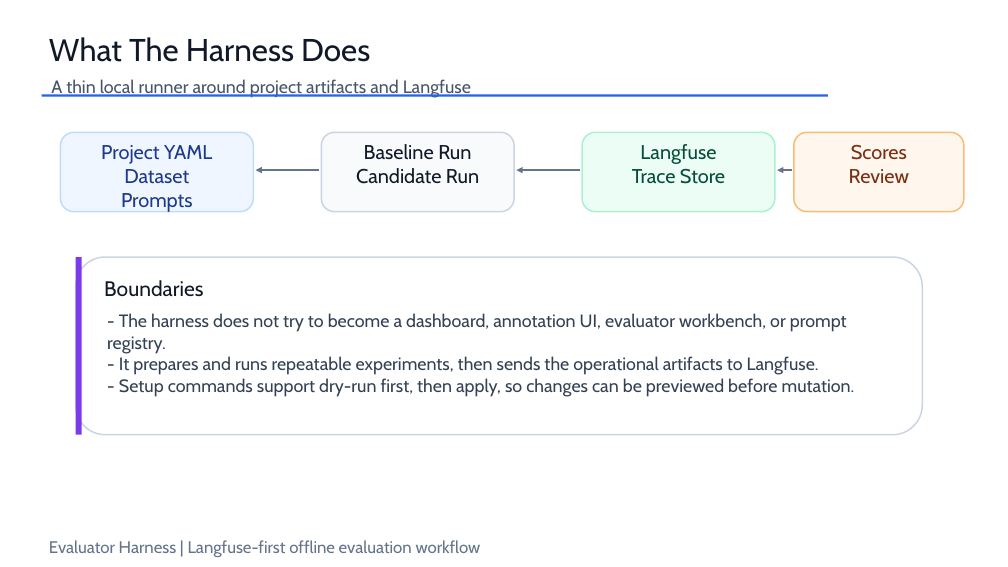
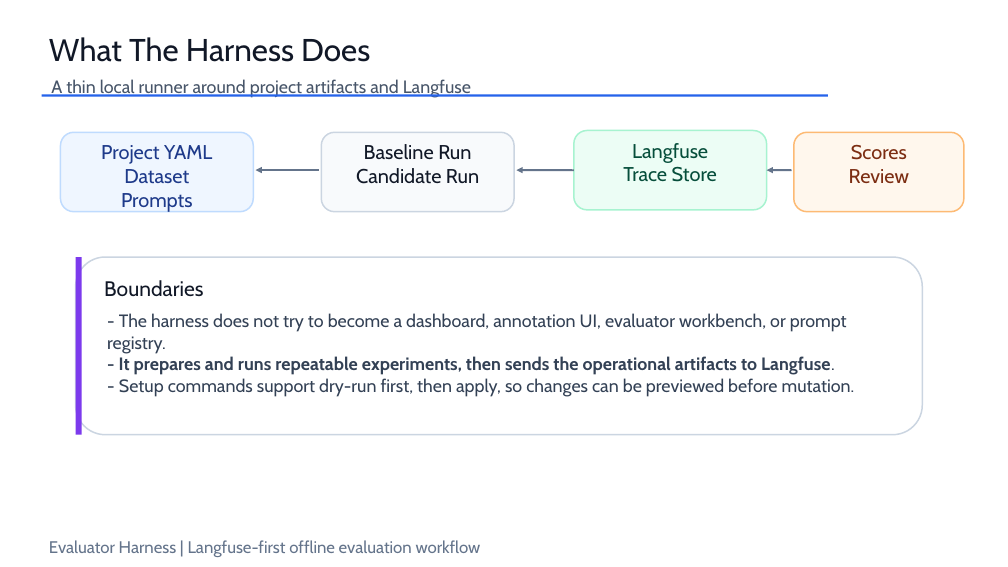
Before and after one commit to mscaldas2012/evaluator-harness, a slide deck: slide 4 of docs/evaluator_harness_project_presentation.pptx (slide 3 before the commit). Drawn at 1008x567 pixels with LibreOffice and Linux fonts; fonts in the diff are those of the drawing. Boxes give left, top, right and bottom in pixels: in the first picture for what was removed or moved away, otherwise in the second. Text is boxed around its words. In the diff, an @@ line names an element or a change of style, - is before the commit and + after.

```diff
--- a/docs/evaluator_harness_project_presentation.pptx
+++ b/docs/evaluator_harness_project_presentation.pptx
@@ rounded rectangle "Langfuse": place and size @@
-rounded rectangle "Langfuse" at box(582, 132, 775, 212)
+rounded rectangle "Langfuse" at box(574, 131, 767, 210)
@@ arrow moved from (516, 170) - (580, 170) to (516, 170) - (574, 170) @@
@@ arrow moved from (777, 170) - (792, 170) to (767, 170) - (792, 170) @@
@@ text at box(119, 356, 835, 375): bold on in "- It prepares and runs repeatable experiments, ..." @@
```
Also in this commit, not shown: 6 other slides changed, 1 slide removed, 1 other file.
